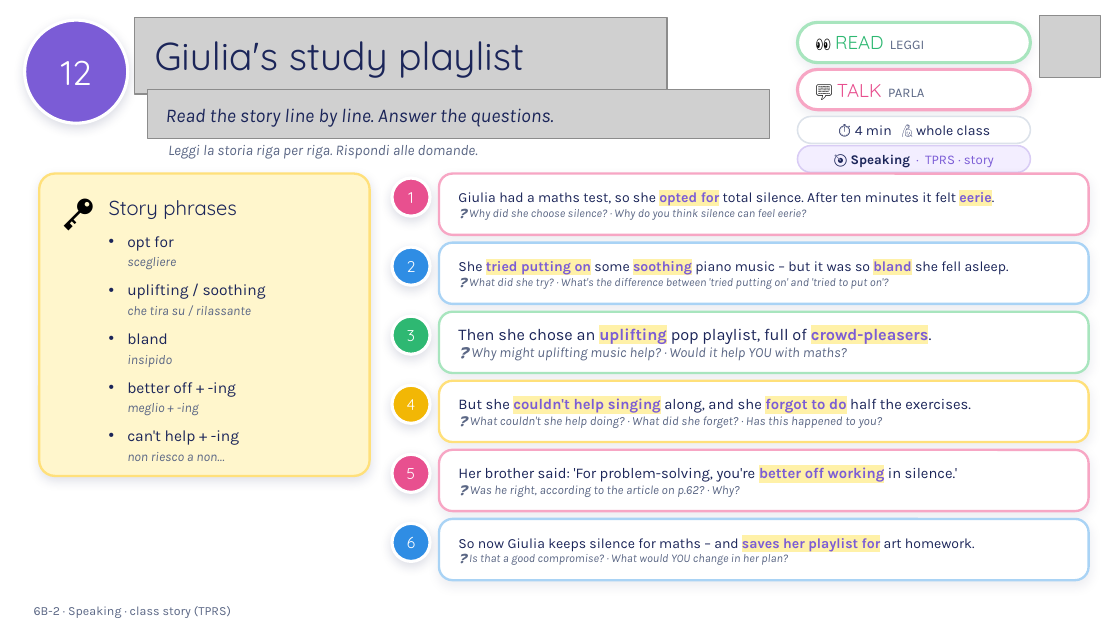
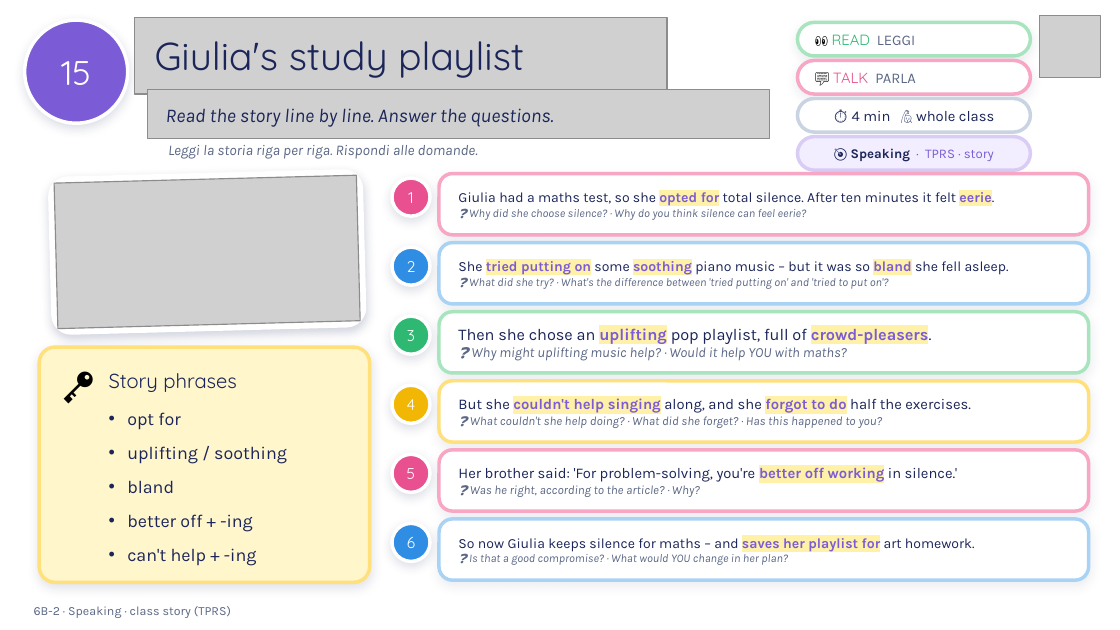
Before and after one commit to londonlanguageschool/Bagheria-, a slide deck: slide 15 of materials/B2/B2_6B-2_Music_to_my_ears.pptx (slide 12 before the commit). Drawn at 1120x630 pixels with LibreOffice and Linux fonts; fonts in the diff are those of the drawing; grey boxes stand for pictures; background and template pictures are left out. Boxes give left, top, right and bottom in pixels: in the first picture for what was removed or moved away, otherwise in the second. Text is boxed around its words. In the diff, an @@ line names an element or a change of style, - is before the commit and + after.

```diff
--- a/materials/B2/B2_6B-2_Music_to_my_ears.pptx
+++ b/materials/B2/B2_6B-2_Music_to_my_ears.pptx
@@ ellipse "15" at <box>25,20,128,123</box>: outline #FFFFFF 2 pt to #FFFFFF 2.25 pt @@
@@ rounded rectangle "👀 READ LEGGI": place and size @@
-rounded rectangle "👀 READ LEGGI" at <box>797,22,1030,63</box>
+rounded rectangle "👀 READ LEGGI" at <box>797,22,1030,56</box>
@@ rounded rectangle "👀 READ LEGGI" at <box>797,22,1030,56</box>: size 11 to 9.5 pt in "👀"; size 12 to 9.5 pt in "READ"; size 8.5 to 9.5 pt in "LEGGI"; outline #A8E5BE 2 pt to #A8E5BE 2.25 pt @@
@@ text in ellipse at <box>61,61,91,85</box>: text changed @@
-12
+15
@@ rounded rectangle "💬 TALK PARLA": place and size @@
-rounded rectangle "💬 TALK PARLA" at <box>797,69,1030,110</box>
+rounded rectangle "💬 TALK PARLA" at <box>797,60,1030,94</box>
@@ rounded rectangle "💬 TALK PARLA" at <box>797,60,1030,94</box>: size 11 to 9.5 pt in "💬"; size 12 to 9.5 pt in "TALK"; size 8.5 to 9.5 pt in "PARLA"; outline #F7A6C4 2 pt to #F7A6C4 2.25 pt @@
@@ rounded rectangle "⏱ 4 min 🙋 whole ...": place and size @@
-rounded rectangle "⏱ 4 min 🙋 whole ..." at <box>797,116,1030,143</box>
+rounded rectangle "⏱ 4 min 🙋 whole ..." at <box>797,99,1030,132</box>
@@ rounded rectangle "⏱ 4 min 🙋 whole ..." at <box>797,99,1030,132</box>: size 9 to 9.5 pt; outline #DCE2EA 1 pt to #C9D3E2 2.25 pt @@
@@ rounded rectangle "🎯 Speaking · TPRS · ...": place and size @@
-rounded rectangle "🎯 Speaking · TPRS · ..." at <box>797,146,1030,172</box>
+rounded rectangle "🎯 Speaking · TPRS · ..." at <box>797,137,1030,170</box>
@@ rounded rectangle "🎯 Speaking · TPRS · ..." at <box>797,137,1030,170</box>: outline #D9CCF5 1 pt to #D9CCF5 2.25 pt; proportions changed @@
@@ rounded rectangle at <box>48,170,366,334</box>: fill #FFF6CC to #FFFFFF; outline #FFE07A 1.5 pt to #FFFFFF 1 pt; shadow changed; proportions changed; rotation 0 to 358 degrees @@
@@ picture added at <box>54,175,360,329</box> @@
@@ rounded rectangle "Giulia had a maths test, ..." at <box>439,174,1089,235</box>: outline #F7A6C4 1.5 pt to #F7A6C4 2.25 pt @@
@@ text at <box>127,257,176,269</box>: paragraph removed @@
-  scegliere
@@ text at <box>127,306,251,315</box>: paragraph removed @@
-  che tira su / rilassante
@@ rounded rectangle added at <box>39,347,370,582</box>, fill #FFF6CC, outline #FFE07A 2.25 pt @@
@@ text "🔑": place and size @@
-text "🔑" at <box>50,183,106,239</box>
+text "🔑" at <box>50,356,106,412</box>
@@ text "Story phrases": place and size @@
-text "Story phrases" at <box>109,200,236,219</box>
+text "Story phrases" at <box>109,373,236,392</box>
@@ text at <box>127,355,172,367</box>: paragraph removed @@
-  insipido
@@ text "opt for": place and size @@
-text "opt for" at <box>127,236,266,461</box>
+text "opt for" at <box>127,412,287,566</box>
@@ text "opt for" at <box>127,412,287,566</box>: size 10 to 11.5 pt; more space between paragraphs @@
@@ text at <box>127,403,199,415</box>: paragraph removed @@
-  meglio + -ing
@@ text at <box>127,452,224,461</box>: paragraph removed @@
-  non riesco a non…
@@ rounded rectangle "Her brother said: 'For problem-solving, ..." at <box>439,450,1089,512</box>: outline #F7A6C4 1.5 pt to #F7A6C4 2.25 pt @@
@@ text in rounded rectangle at <box>470,485,700,497</box>: text changed @@
-❓ Was he right, according to the article on p.62? · Why?
+❓ Was he right, according to the article? · Why?
```
Also in this commit, not shown: 15 other slides changed, 4 slides added, 1 slide removed, 21 other files.
